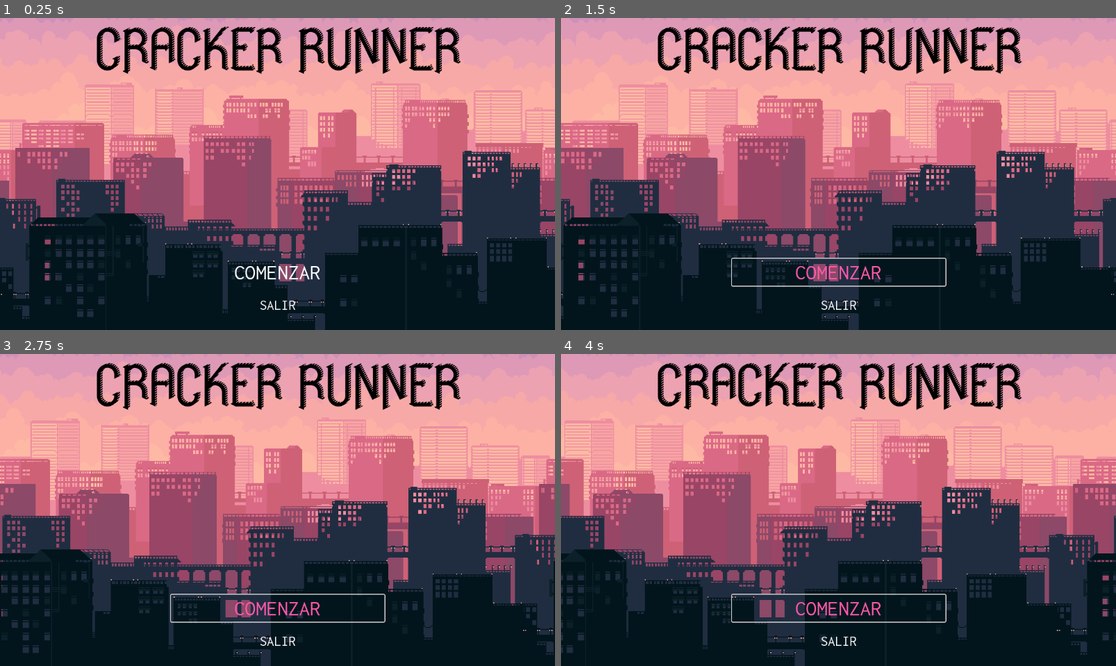
Above: before the commit, frames 1-4 (two rows, left to right).
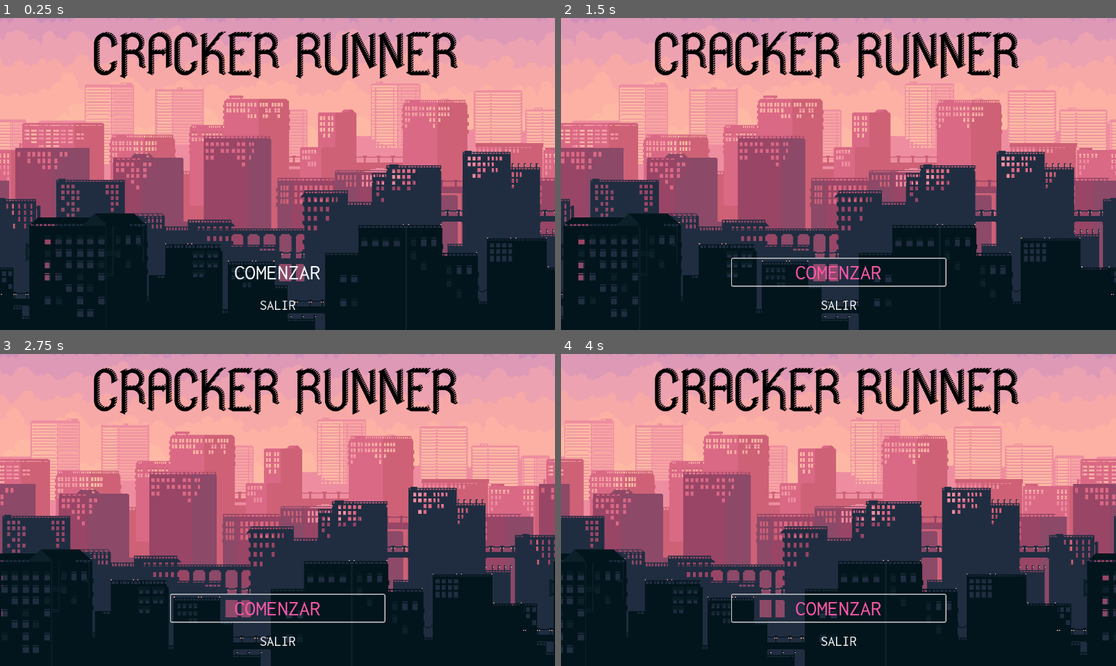
Above: after the commit, the same moments.

Repository: EmaGaleas/proyecto_progra3_p
Game: Godot game, scene res://escenas/menu.tscn
The game is run twice, just before and just after one commit, with the same random seed, the same clock (stepped at 60 frames per second) and the same inputs. This scene is started directly instead of the project's main scene.
Inputs:
- Up to frame 1 (0.25 s): no input
- Up to frame 2 (1.5 s): click "COMENZAR" at 0.5 s; click "COMENZAR" at 1.25 s
- Up to frame 3 (2.75 s): click "COMENZAR" at 2 s
- Up to frame 4 (4 s): no input

The runs differ from the first frame. In frame 1, 5.8% of the frame differs, in the area x 16-83%, y 2-20%; in frame 2, 5.8%; in frame 3, 5.8%; in frame 4, 5.8%.

Commit message:
salir listo_conectar con ahorcado pendin

Diff:
--- a/escenas/fondoMenu.tscn
+++ b/escenas/fondoMenu.tscn
@@ -20,6 +20,10 @@
 # Called every frame. 'delta' is the elapsed time since the previous frame.
 func _process(delta):
 	scroll_offset.x-=45*delta
+
+
+func _on_salir_pressed():
+	get_tree().quit() # Replace with function body.
 "
 
 [node name="fondo_menu" type="ParallaxBackground"]
--- a/escenas/menu.tscn
+++ b/escenas/menu.tscn
@@ -61,12 +61,14 @@
 
 [node name="Label" type="Label" parent="."]
 layout_mode = 0
-offset_left = -567.0
-offset_top = -338.0
-offset_right = 573.0
-offset_bottom = -204.0
+offset_left = -571.0
+offset_top = -328.0
+offset_right = 566.0
+offset_bottom = -197.0
 theme_override_colors/font_color = Color(0, 0, 0, 1)
 theme_override_fonts/font = ExtResource("2_gem1r")
 theme_override_font_sizes/font_size = 155
 text = "CRACKER RUNNER"
 horizontal_alignment = 1
+
+[connection signal="pressed" from="VBoxBotones/salir" to="fondo_menu" method="_on_salir_pressed"]
